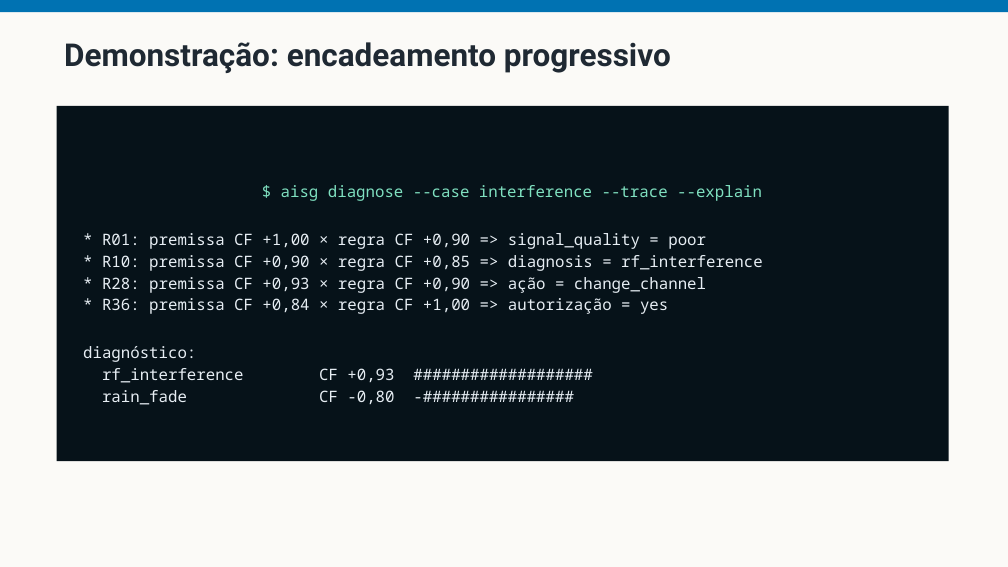
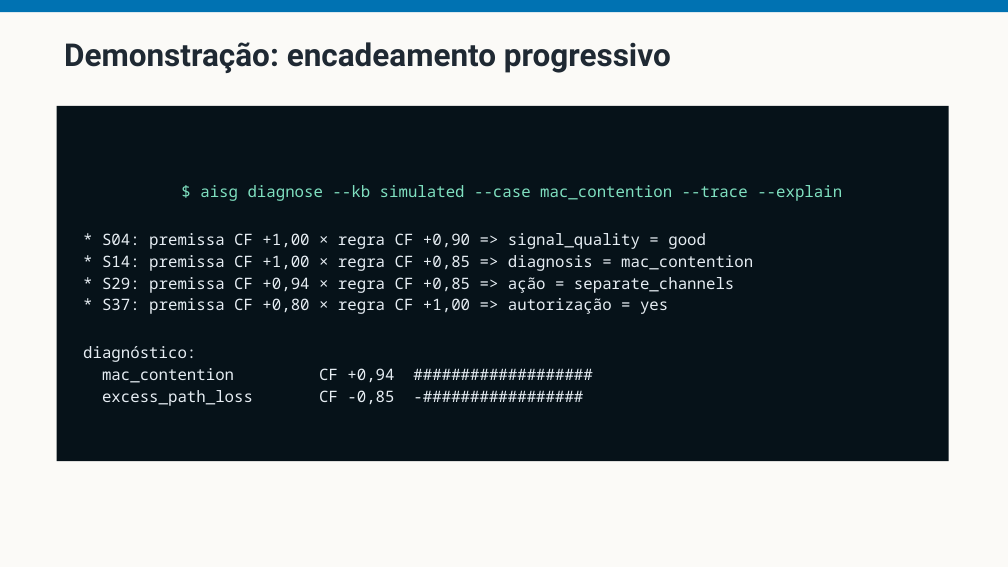
Before and after one commit to fsd-dantas/ai4systems, a slide deck: slide 17 of docs/presentation/ai-for-smartgrids-apresentacao.pptx (slide 16 before the commit). Drawn at 1008x567 pixels with LibreOffice and Linux fonts; fonts in the diff are those of the drawing. Boxes give left, top, right and bottom in pixels: in the first picture for what was removed or moved away, otherwise in the second. Text is boxed around its words. In the diff, an @@ line names an element or a change of style, - is before the commit and + after.

Commit message:
Rebuild the deck around the simulated scenario
Every scenario-specific slide now presents the ns-3 scenario rather than the
field network: the domain figure, the thirteen variables in three levels, the
rule examples, both live demonstrations, the eight commandable cases, the STRIPS
operator, the operator table, the GPS trace, and the whole of topic 3. No
reference to weather, rain fade, crew dispatch or the old node names survives.

The machine-learning argument had to change rather than be restated, and the new
version is stronger. In a simulator the labels are free: the operator commands
the condition and can repeat the run. The objection is no longer missing labels
but what a model would learn from them - the simulated MAC is CSMA-CA while the
real radio uses the manufacturer's, so a classifier trained on simulated labels
learns the model's signature with no evidence it transfers. The field base
remains as the case where no label exists at all.

Topic 3 gains a better example than it had. On LTE_ENB to AP_B breadth-first
finds two hops costing 381.46 ms while A* finds three costing 70.51: the optimal
path has MORE hops. Nothing demonstrates that hops are not cost more directly.

Aggregate savings are now reported over ordered pairs and say so - 272 and 870 -
because the count halves under the other reading and the question will be asked.
The scaling claim is narrowed to what two graphs can support.

Adds a KPI primer before the KPI slide. The audience is not all network
engineers, and without it the following twenty minutes are vocabulary. It carries
one analogy throughout, and makes the point that loss and delay are consequences
which say something is wrong but never what.

```diff
--- a/docs/presentation/ai-for-smartgrids-apresentacao.pptx
+++ b/docs/presentation/ai-for-smartgrids-apresentacao.pptx
@@ text in rectangle at [102, 185, 842, 314]: text changed @@
-$ aisg diagnose --case interference --trace --explain
-* R01: premissa CF +1,00 × regra CF +0,90 => signal_quality = poor
-* R10: premissa CF +0,90 × regra CF +0,85 => diagnosis = rf_interference
-* R28: premissa CF +0,93 × regra CF +0,90 => ação = change_channel
-* R36: premissa CF +0,84 × regra CF +1,00 => autorização = yes
+$ aisg diagnose --kb simulated --case mac_contention --trace --explain
+* S04: premissa CF +1,00 × regra CF +0,90 => signal_quality = good
+* S14: premissa CF +1,00 × regra CF +0,85 => diagnosis = mac_contention
+* S29: premissa CF +0,94 × regra CF +0,85 => ação = separate_channels
+* S37: premissa CF +0,80 × regra CF +1,00 => autorização = yes
@@ text in rectangle at [102, 368, 394, 406]: text changed @@
-rf_interference CF +0,93 ###################
-rain_fade CF -0,80 -################
+mac_contention CF +0,94 ###################
+excess_path_loss CF -0,85 -#################
```
Also in this commit, not shown: 19 other slides changed, 1 slide added, 2 other files.
